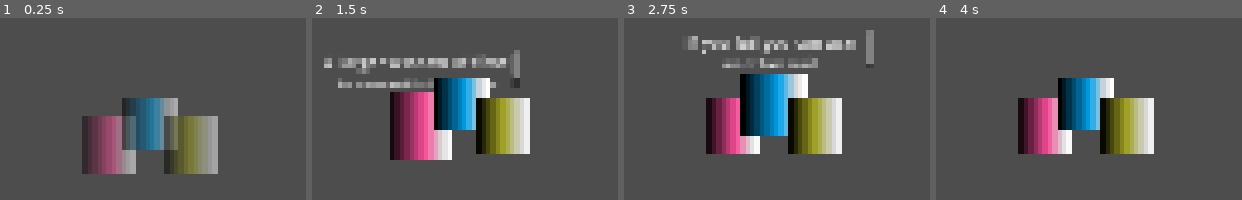
Above: before the commit, frames 1-4 (left to right).
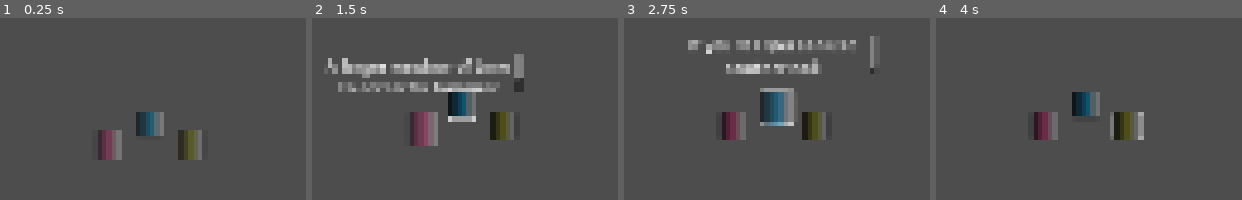
Above: after the commit, the same moments.

Repository: nickdowning16-ops/forgetful-handyman
Game: Godot game, scene res://UI/Thought Loops/loop_mod_selector.tscn
Two runs of this game, one before a commit and one after it. Both use one fixed random seed, a clock stepped at 60 frames per second and the inputs below. This scene is started directly instead of the project's main scene.
Inputs (mouse positions are in pixels of both pictures, inside the frame that each line leads up to):
- Up to frame 1 (0.25 s): no input
- Up to frame 2 (1.5 s): click (419, 130) at 0.52 s; tap Enter at 1.25 s; move the mouse to (419, 125) at 1.27 s; hold Right (ui_right) from 1.28 s (still down); tap Space (open_QTE) at 1.35 s
- Up to frame 3 (2.75 s): tap Space (open_QTE) at 2 s; move the mouse to (773, 125) at 2.02 s; release Right (ui_right) at 2.03 s; hold Down (ui_down) from 2.03 s (still down); tap P (swing_hammer) at 2.1 s
- Up to frame 4 (4 s): tap Enter at 2.75 s; move the mouse to (1128, 125) at 2.77 s; release Down (ui_down) at 2.78 s; hold Right (ui_right) 2.78-3.53 s; tap Space (open_QTE) at 2.85, 3.5 s; move the mouse to (outside the picture) at 3.52 s; hold Up (ui_up) from 3.53 s (still down); tap P (swing_hammer) at 3.6 s

The runs differ from the first frame. In frame 1, 13% of the frame differs, in the area x 26-72%, y 43-86%; in frame 2, 22%, in the area x 3-72%, y 17-79%; in frame 3, 20%; in frame 4, 14%.

Commit message:
framework for clicking mod but needs work

Diff:
--- a/Scripts/UI/QTE_manager.gd
+++ b/Scripts/UI/QTE_manager.gd
@@ -3,7 +3,18 @@
 var temp_QTE = preload("res://Scenes/QTEs/QTE_hammer_nail.tscn")
 var QTE_inst
 
+#region Internal Functions
+func _ready():
+	assign_mods()
+
+func _process(delta):
+	pass
+#endregion
+
+#region Mods
+# TODO need a way to prevent mod_selector from reopening after chosen (ask this script if mod is null?)
 var hammer_nail_modifiers: Array[Loop_Mod_Data] = []
+var selected_hammer_nail_mod
 
 func get_mods():
 	# either select X amount of random events through this and return them then build the level
@@ -11,12 +22,12 @@
 	# ideally we wouldnt need a list of mods here, and kept on the QTE, but we cant pull the resources before instantiating (unless...)
 	return hammer_nail_modifiers
 
-func _ready():
-	assign_mods()
+func get_selected_hammer_nail_mod(): return selected_hammer_nail_mod
+func set_selected_hammer_nail_mod(mod):
+	selected_hammer_nail_mod = mod
+	update_loop_UI()
 
-func _process(delta):
-	pass
-
+# assign others here as well
 func assign_mods():
 	hammer_nail_modifiers = [
 		preload("res://Scripts/UI/Thought Loops/Hammer_Nail/hammer_nail_mod1.tres"),
@@ -24,7 +35,12 @@
 		preload("res://Scripts/UI/Thought Loops/Hammer_Nail/hammer_nail_mod3.tres")
 	]
 
-# take in an instance of the event to attach?
+# a loop was chosen, add it in order to the UI
+func update_loop_UI():
+	pass
+#endregion
+
+#region QTE
 func open_QTE(parentUI):
 	QTE_inst = QTEUI.instantiate()
 	parentUI.add_child(QTE_inst)
@@ -47,3 +63,4 @@
 
 func complete_QTE():
 	QTE_inst.queue_free()
+#endregion
--- a/Scripts/UI/Thought Loops/loop_mod.gd
+++ b/Scripts/UI/Thought Loops/loop_mod.gd
@@ -2,6 +2,8 @@
 
 @export var rise_distance: float = 50.0
 @export var fade_duration: float = 0.7
+
+var mod_data
 
 func _ready():
 	spawn()
@@ -9,14 +11,6 @@
 
 func _process(delta):
 	pass
-
-func _on_area_2d_mouse_entered():
-	$EditableContainer/LoopDescription.visible = true
-	$EditableContainer.scale = Vector2(1.2, 1.2)
-
-func _on_area_2d_mouse_exited():
-	$EditableContainer/LoopDescription.visible = false
-	$EditableContainer.scale = Vector2(1.0, 1.0)
 
 func spawn():
 	# play anim of moving
@@ -34,7 +28,20 @@
 	# play anim of some idle like glow
 
 func init(data : Loop_Mod_Data):
-	# set sprite, description
-	$EditableContainer/Sprite2D.texture = data.image
+	mod_data = data
+	$EditableContainer/ControlTexture.texture = data.image
 	$EditableContainer/LoopDescription.text = data.description
+
+func _on_button_mouse_entered():
+	$EditableContainer/LoopDescription.visible = true
+	$EditableContainer.scale = Vector2(1.2, 1.2)
+
+func _on_button_mouse_exited():
+	$EditableContainer/LoopDescription.visible = false
+	$EditableContainer.scale = Vector2(1.0, 1.0)
+
+func _on_button_pressed():
+	QTE_Manager.set_selected_hammer_nail_mod(mod_data)
+
+func exit_anim():
 	pass
--- a/UI/Thought Loops/loop_mod.tscn
+++ b/UI/Thought Loops/loop_mod.tscn
@@ -2,9 +2,6 @@
 
 [ext_resource type="Script" uid="uid://b1unccseoro13" path="res://Scripts/UI/Thought Loops/loop_mod.gd" id="1_7f3k8"]
 [ext_resource type="Texture2D" uid="uid://bj0f5f0jn6vll" path="res://Art/Temp/temp_loop.png" id="1_vfovv"]
-
-[sub_resource type="RectangleShape2D" id="RectangleShape2D_hkagk"]
-size = Vector2(32, 32)
 
 [node name="LoopMod" type="Control" unique_id=1101033128]
 layout_mode = 3
@@ -26,11 +23,22 @@
 anchor_top = 0.5
 anchor_right = 0.5
 anchor_bottom = 0.5
+offset_left = -16.0
+offset_top = -16.0
+offset_right = 16.0
+offset_bottom = 16.0
 grow_horizontal = 2
 grow_vertical = 2
 
-[node name="Sprite2D" type="Sprite2D" parent="EditableContainer" unique_id=446383809]
+[node name="ControlTexture" type="TextureRect" parent="EditableContainer" unique_id=2028170155]
+layout_mode = 1
+anchors_preset = 15
+anchor_right = 1.0
+anchor_bottom = 1.0
+grow_horizontal = 2
+grow_vertical = 2
 texture = ExtResource("1_vfovv")
+expand_mode = 2
 
 [node name="LoopDescription" type="RichTextLabel" parent="EditableContainer" unique_id=615972727]
 visible = false
@@ -50,12 +58,16 @@
 horizontal_alignment = 1
 vertical_alignment = 1
 
-[node name="MouseTriggerArea2D" type="Area2D" parent="EditableContainer" unique_id=772766875]
-
-[node name="CollisionShape2D" type="CollisionShape2D" parent="EditableContainer/MouseTriggerArea2D" unique_id=1030879239]
-shape = SubResource("RectangleShape2D_hkagk")
+[node name="Button" type="Button" parent="EditableContainer" unique_id=656133116]
+layout_mode = 1
+anchors_preset = 15
+anchor_right = 1.0
+anchor_bottom = 1.0
+grow_horizontal = 2
+grow_vertical = 2
 
 [connection signal="mouse_entered" from="." to="." method="_on_mouse_entered"]
 [connection signal="mouse_exited" from="." to="." method="_on_mouse_exited"]
-[connection signal="mouse_entered" from="EditableContainer/MouseTriggerArea2D" to="." method="_on_area_2d_mouse_entered"]
-[connection signal="mouse_exited" from="EditableContainer/MouseTriggerArea2D" to="." method="_on_area_2d_mouse_exited"]
+[connection signal="mouse_entered" from="EditableContainer/Button" to="." method="_on_button_mouse_entered"]
+[connection signal="mouse_exited" from="EditableContainer/Button" to="." method="_on_button_mouse_exited"]
+[connection signal="pressed" from="EditableContainer/Button" to="." method="_on_button_pressed"]
